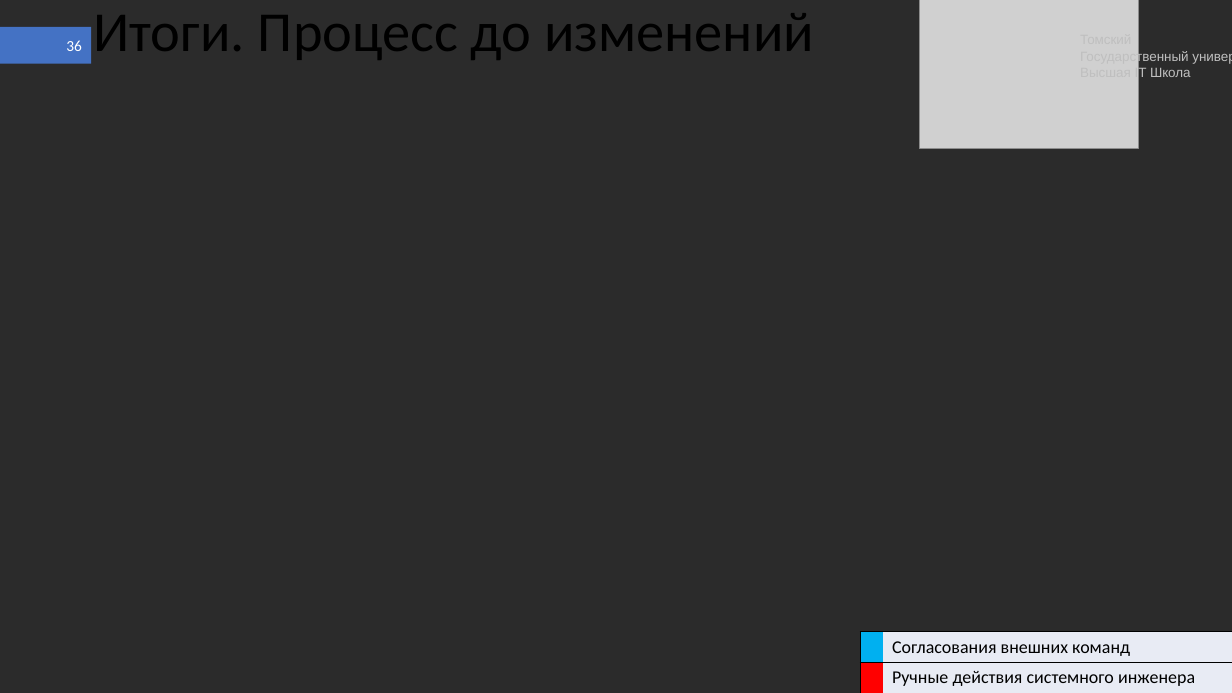
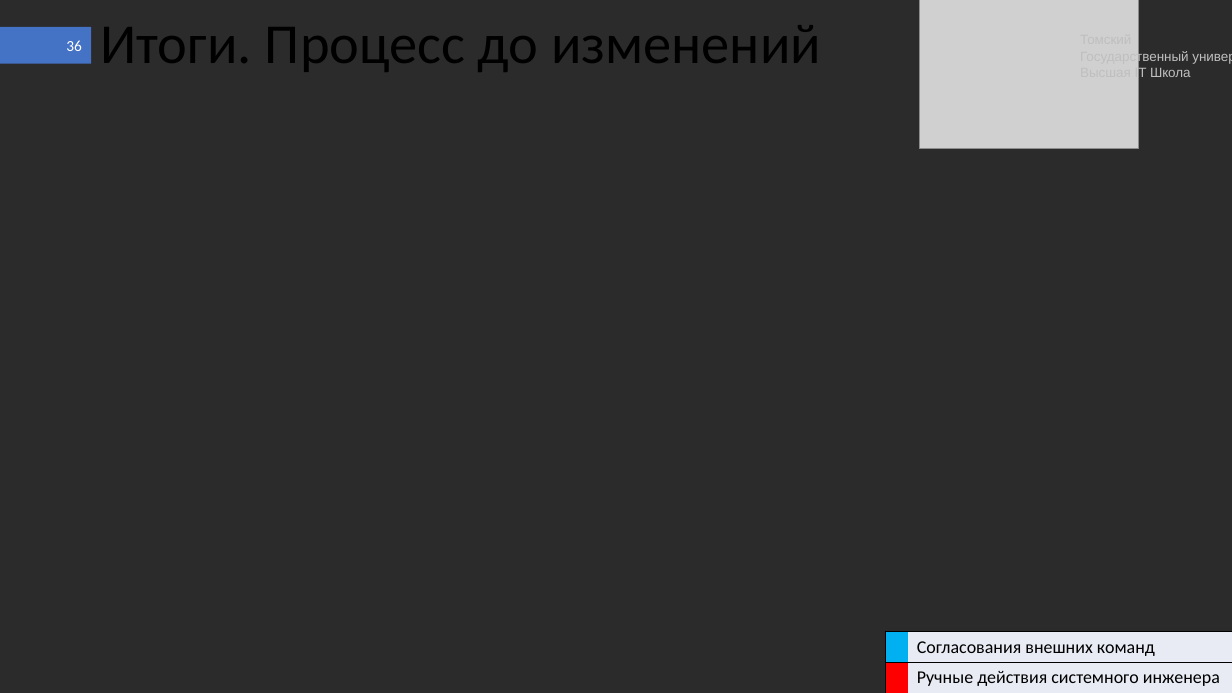
Before and after one commit to shameoff/GraduateWork, a slide deck: slide 36 of Презентация ВКР (в шаблоне).pptx. Drawn at 1232x693 pixels with LibreOffice and Linux fonts; fonts in the diff are those of the drawing; grey boxes stand for pictures; background and template pictures are left out; a plain dark background stands for a picture behind light text. Boxes give left, top, right and bottom in pixels: in the first picture for what was removed or moved away, otherwise in the second. Text is boxed around its words. In the diff, an @@ line names an element or a change of style, - is before the commit and + after.

```diff
--- a/Презентация ВКР (в шаблоне).pptx
+++ b/Презентация ВКР (в шаблоне).pptx
@@ title "Итоги. Процесс до изменений" moved from (x1=94, y1=13, x2=814, y2=60) to (x1=101, y1=25, x2=821, y2=72) @@
@@ table resized from (x1=860, y1=631, x2=1232, y2=693) to (x1=885, y1=631, x2=1232, y2=693) @@
```
Also in this commit, not shown: 38 other slides changed, 1 other file.
